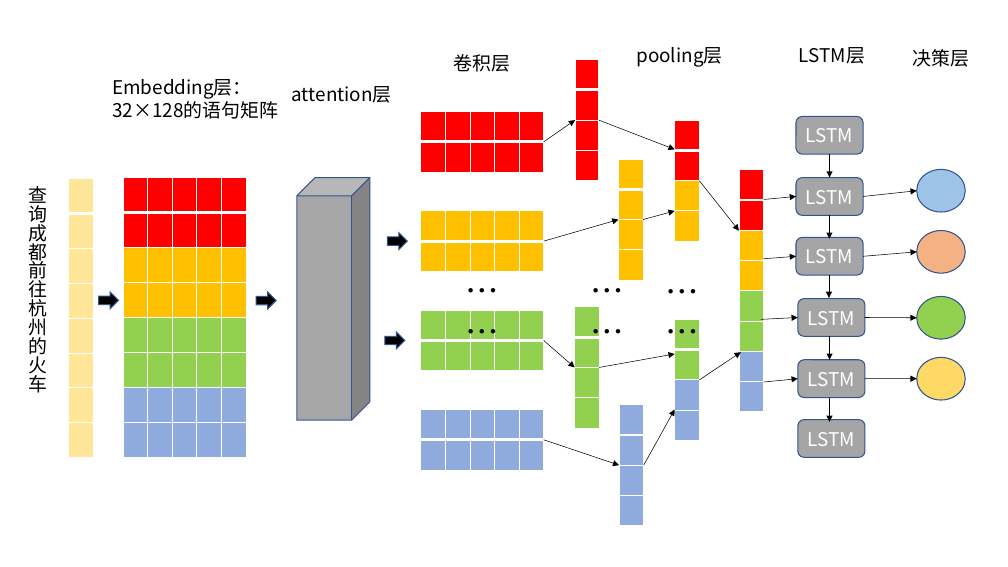
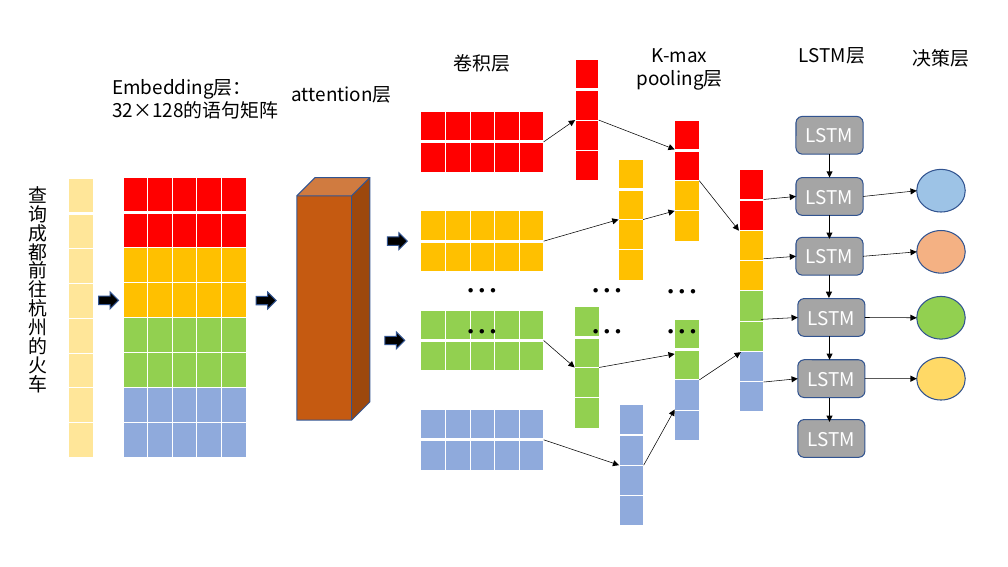
Before and after one commit to weixiao2333/zjuthesis-mphil, a slide deck: slide 2 of 论文图.pptx. Drawn at 1008x567 pixels with LibreOffice and Linux fonts; fonts in the diff are those of the drawing. Boxes give left, top, right and bottom in pixels: in the first picture for what was removed or moved away, otherwise in the second. Text is boxed around its words. In the diff, an @@ line names an element or a change of style, - is before the commit and + after.

```diff
--- a/论文图.pptx
+++ b/论文图.pptx
@@ text at [652,48,708,62]: paragraph added @@
+K-max
@@ cube at [297,178,371,420]: fill #A6A6A6 to #C55A11 @@
```
Also in this commit, not shown: 2 slides added, 2 other files.
